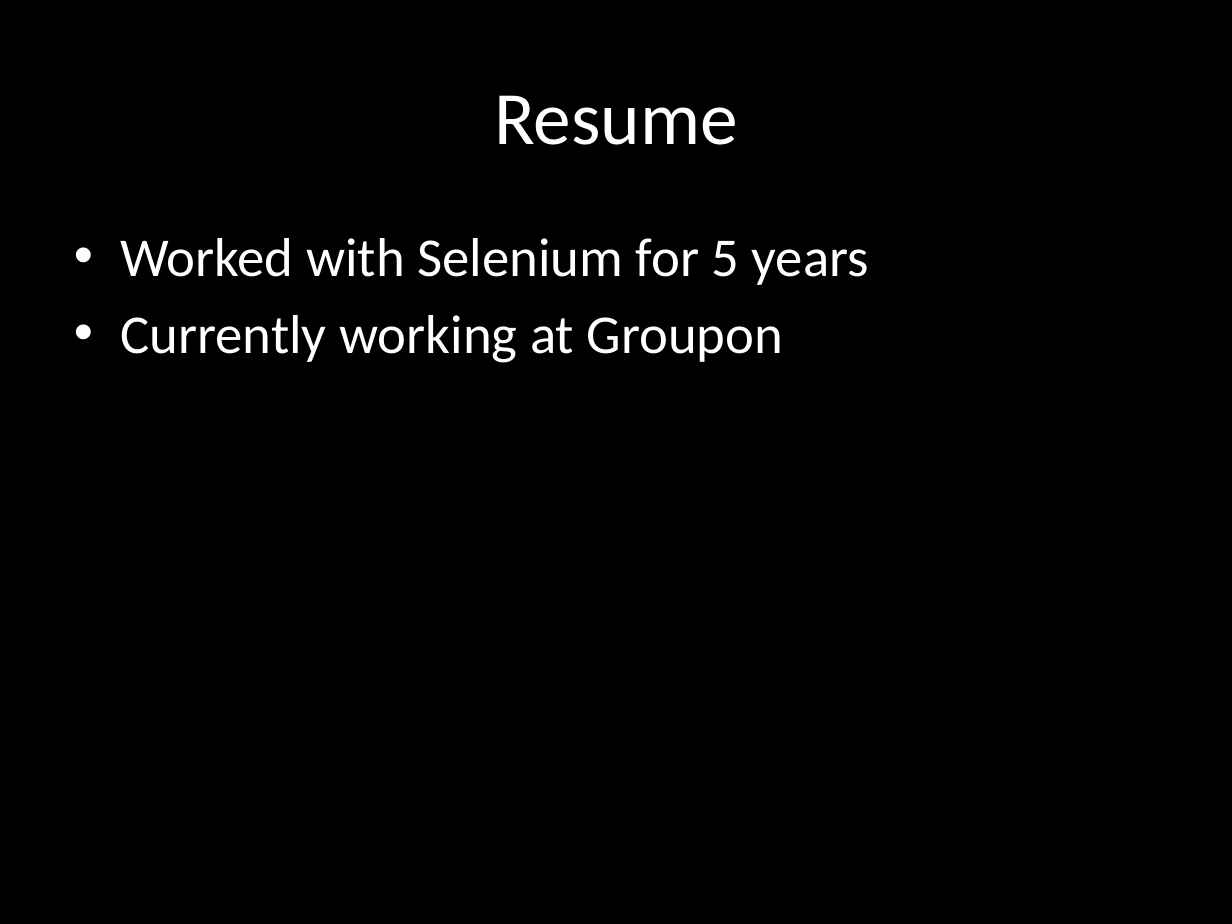
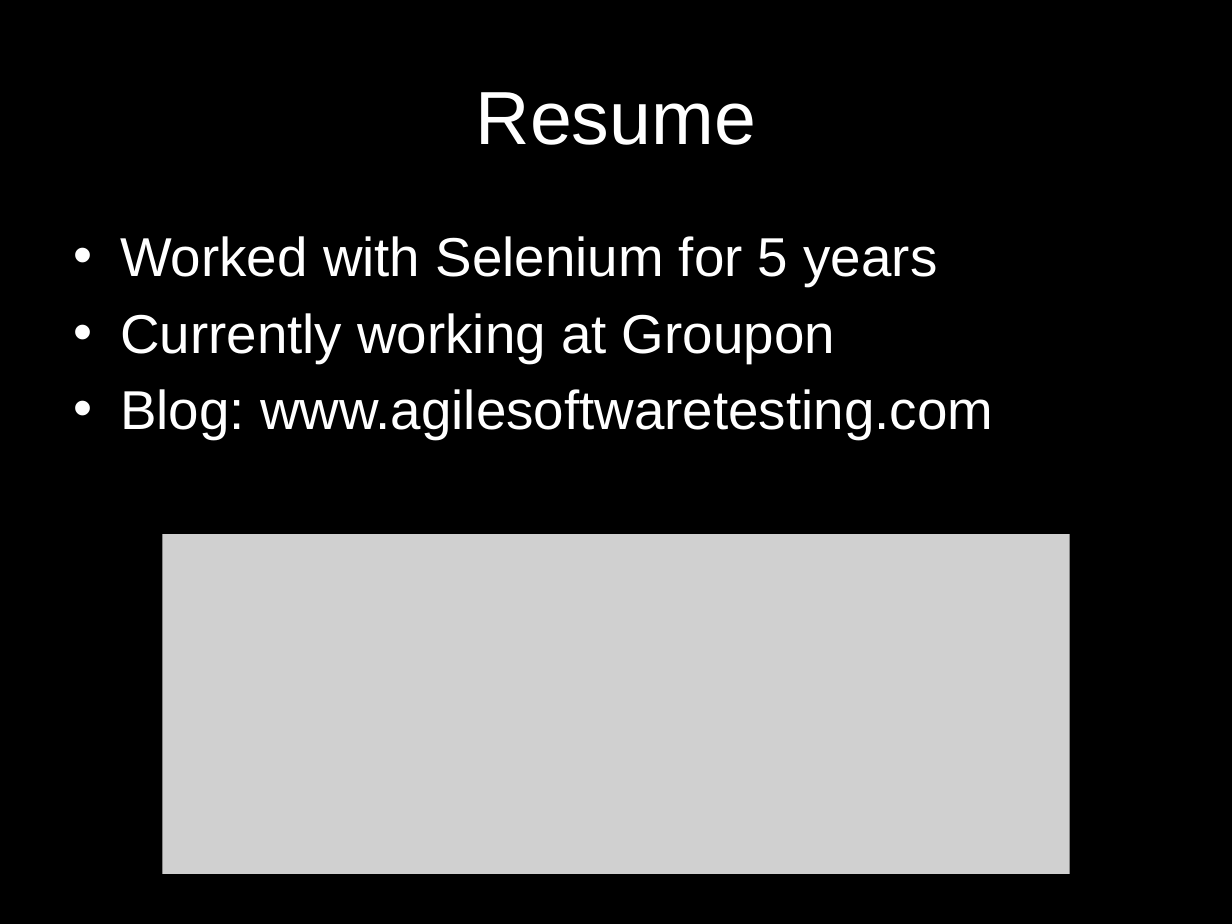
Before and after one commit to dimacus/SeleniumTipsAndTricks, a slide deck: slide 3 of selenium_camp_v1.pptx (slide 2 before the commit). Drawn at 1232x924 pixels with LibreOffice and Linux fonts; fonts in the diff are those of the drawing; grey boxes stand for pictures. Boxes give left, top, right and bottom in pixels: in the first picture for what was removed or moved away, otherwise in the second. Text is boxed around its words. In the diff, an @@ line names an element or a change of style, - is before the commit and + after.

```diff
--- a/selenium_camp_v1.pptx
+++ b/selenium_camp_v1.pptx
@@ title "Resume" at (476, 92, 756, 145): font Calibri to Arial @@
@@ text at (120, 236, 938, 363): font Calibri to Arial in "Worked with Selenium for 5 years", "Currently working at Groupon" @@
@@ text at (120, 389, 993, 439): paragraph added @@
+• Blog: www.agilesoftwaretesting.com
@@ picture added at (163, 535, 1069, 875) @@
```
Also in this commit, not shown: 25 other slides changed, 11 slides added, 1 other file.
